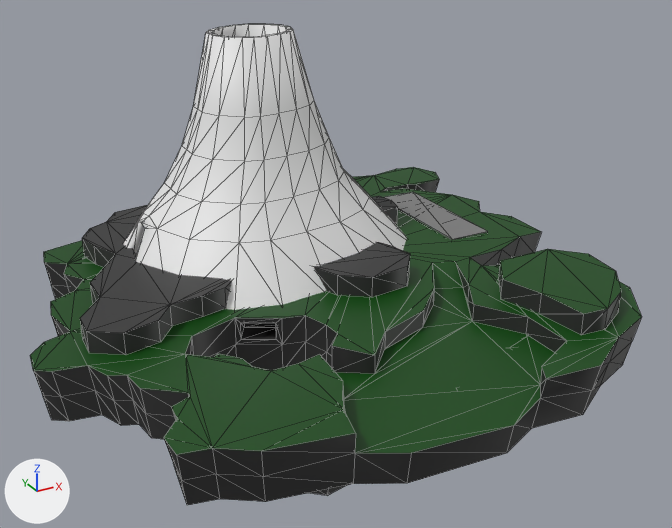
A saved change to the glTF model environment/main_island.glb.
One viewpoint serves both versions: a camera (50 mm lens) standing at (-3.01, -6.3, 3.56) and looking at (0.32, -0.25, 0.53). Lighting does not change. The marker at lower left points along +X, +Y and +Z. The picture after the commit comes second. Mesh edges are drawn as thin lines. Where no turn or scale is listed for an object, it has been applied to the vertices. Vertices at exactly the same position are counted once.

Names of what the first picture shows: 'floor-col', 'landingzone-col', 'volcano-col', 'walls-col' and 1 more.
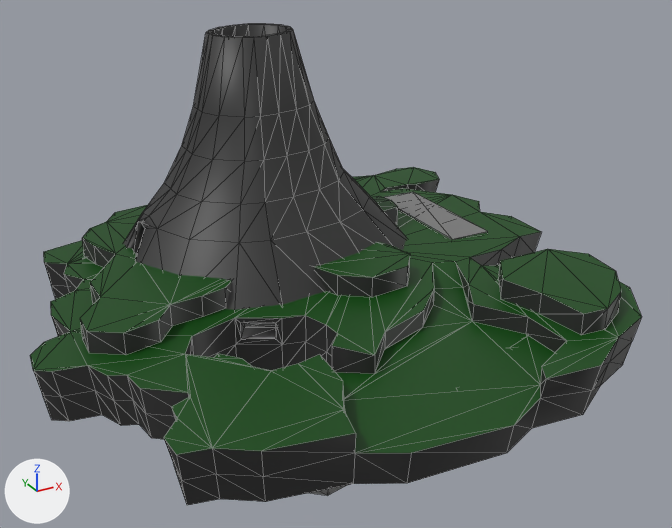
Where the change shows, as pixel boxes (x1, y1, x2, y2) in the pictures (672 x 528 px):
'volcano-col', recoloured (white to dark grey): (123, 24, 407, 371) in both
part 1 of me_cylinder_005, recoloured (dark grey to dark green): (80, 196, 410, 333) in both

What the commit changed:
me_plane has 248 vertices, 466 faces and spans x -0.65..2.19, y -0.33..2.01, z -1.22..1.58.
me_plane gains material mat_material_004 (dark grey #333333).
me_cylinder_005 has 193 vertices, 187 faces and spans x -2.15..2.68, y -2.37..2.23, z 0.14..0.55.
me_cylinder_005 is used by ob_floor_col; location (0.0, 0.0, 0.0).
me_cylinder_005 part 1: 53 faces spanning x -1.75..1.53, y -0.61..2.06, z 0.5..0.55 switch from mat_material_004 (dark grey #333333) to mat_material_002 (dark green #014801).
